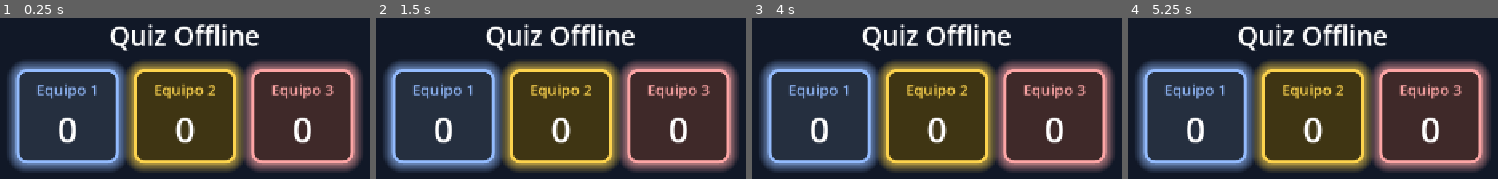
Above: before the commit, frames 1-4 (left to right).
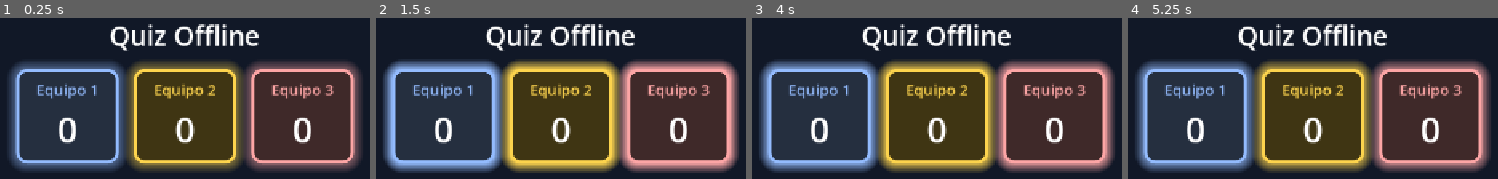
Above: after the commit, the same moments.

Repository: danielgap/touring-snake
Game: Godot game, scene res://scenes/display/display_root.tscn
The game is run twice, just before and just after one commit, with the same random seed, the same clock (stepped at 60 frames per second) and the same inputs. This scene is started directly instead of the project's main scene.
Inputs:
- Up to frame 1 (0.25 s): no input
- Up to frame 2 (1.5 s): no input
- Up to frame 3 (4 s): no input
- Up to frame 4 (5.25 s): no input

The runs differ from the first frame. In frame 1, 6.9% of the frame differs, in the area x 3-97%, y 29-94%; in frame 2, 14%, in the area x 2-98%, y 27-94%; in frame 3, 7.6%; in frame 4, less than 0.1%.

Commit message:
fix: tween _set_card_shadow_alpha arg order + replace set_loops(0)
- Swap (card, alpha) to (alpha, card) — Callable.bind appends args,
  so tween_method passes interpolated float first
- Replace set_loops(0) with set_loops(999999) to silence Godot 4.6
  infinite loop warning on pulse animations

Diff:
--- a/quiz/godot/scripts/contestant/contestant_controller.gd
+++ b/quiz/godot/scripts/contestant/contestant_controller.gd
@@ -1068,7 +1068,7 @@
 	if style == null:
 		return
 	var tw: Tween = create_tween()
-	tw.set_loops(0)
+	tw.set_loops(999999)
 	tw.tween_property(style, "shadow_color:a", 0.9, 1.5).set_trans(Tween.TRANS_SINE).set_ease(Tween.EASE_IN_OUT)
 	tw.tween_property(style, "shadow_color:a", 0.4, 1.5).set_trans(Tween.TRANS_SINE).set_ease(Tween.EASE_IN_OUT)
 	_idle_pulse_tweens.append(tw)
@@ -1267,7 +1267,7 @@
 	if style == null:
 		return
 	var tw: Tween = create_tween()
-	tw.set_loops(0)
+	tw.set_loops(999999)
 	tw.tween_property(style, "shadow_size", 24.0, 1.2).set_trans(Tween.TRANS_SINE).set_ease(Tween.EASE_IN_OUT)
 	tw.tween_property(style, "shadow_size", 8.0, 1.2).set_trans(Tween.TRANS_SINE).set_ease(Tween.EASE_IN_OUT)
 	_buzzer_pulse_tweens.append(tw)
--- a/quiz/godot/scripts/display/display_controller.gd
+++ b/quiz/godot/scripts/display/display_controller.gd
@@ -636,7 +636,7 @@
 		if style == null:
 			continue
 		var tw: Tween = create_tween()
-		tw.set_loops(0)
+		tw.set_loops(999999)
 		tw.tween_method(_set_card_shadow_alpha.bind(card), 0.4, 0.9, 1.5).set_trans(Tween.TRANS_SINE).set_ease(Tween.EASE_IN_OUT)
 		tw.tween_method(_set_card_shadow_alpha.bind(card), 0.9, 0.4, 1.5).set_trans(Tween.TRANS_SINE).set_ease(Tween.EASE_IN_OUT)
 		_idle_pulse_tweens.append(tw)
@@ -649,7 +649,7 @@
 	_idle_pulse_tweens.clear()
 
 
-func _set_card_shadow_alpha(card: PanelContainer, alpha: float) -> void:
+func _set_card_shadow_alpha(alpha: float, card: PanelContainer) -> void:
 	var style: StyleBoxFlat = card.get_theme_stylebox("panel")
 	if style == null:
 		return
